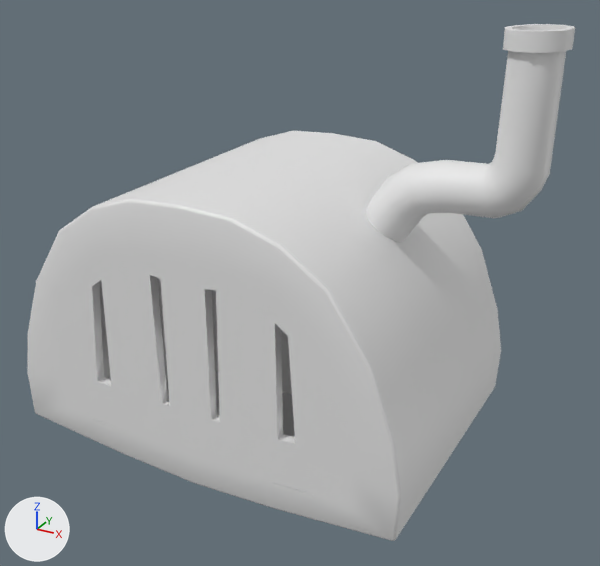
The FBX model Dish-Dwellers-TCC/Assets/Models/MF/Mini_Oven.fbx as it was, and as the next commit left it.
One viewpoint serves both versions: a camera (50 mm lens) standing at (1.285, -2.128, 1.665) and looking at (0.131, -0.03, 0.616). Every picture has the same lights, and +X, +Y and +Z are marked at lower left. Where no turn or scale is listed for an object, it has been applied to the vertices. Vertices at the same position are counted once.

The first picture shows 'Mini_Oven'.
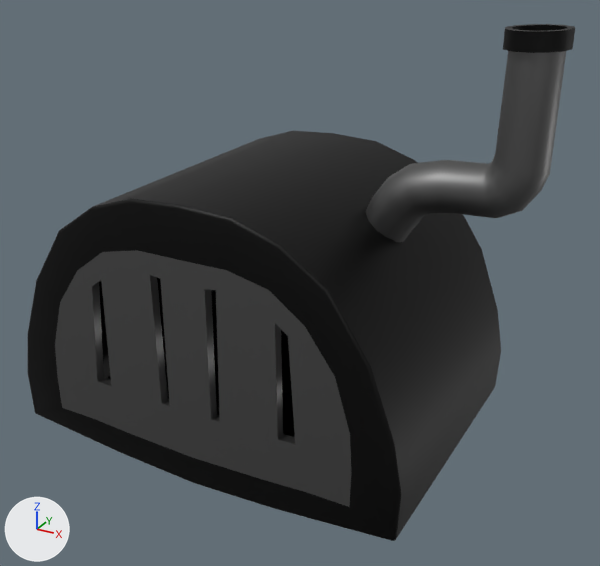
The change, as a list of edits to the scene's bpy script:
```text
Add mat_metal_detalhe:
    mat_metal_detalhe = principled_material('Metal_detalhe')
    mat_metal_detalhe.base_color = (0.168, 0.168, 0.168)  # grey #727272
    mat_metal_detalhe.metallic = 1.0
Add mat_metal_base:
    mat_metal_base = principled_material('Metal_base')
    mat_metal_base.base_color = (0.021, 0.021, 0.021)  # black #282828
    mat_metal_base.metallic = 1.0
Change me_mini_oven:
    where me_mini_oven.from_pydata(...)  # 573 vertices, 550 faces; spans x -0.66..0.86, y -0.46..0.46, z 0.0..1.42
    used by ob_mini_oven; location = (0.0, 0.0, 0.0)
    me_mini_oven part 1: 144 of the faces centred in x -0.66..0.66, y -0.46..0.0, z 0.09..0.97 switch from no material to mat_metal_base (black #282828)
    me_mini_oven part 2: 56 of the faces centred in x 0.7..0.86, y -0.08..0.08, z 1.37..1.42 switch from no material to mat_metal_base (black #282828)
    me_mini_oven part 3: 142 of the faces centred in x -0.5..0.5, y -0.46..-0.16, z 0.0..0.81 switch from no material to mat_metal_detalhe (grey #727272)
    me_mini_oven part 4: 108 of the faces centred in x 0.34..0.84, y -0.08..0.08, z 0.82..1.23 switch from no material to mat_metal_detalhe (grey #727272)
```

Where the change shows, as pixel boxes [x1, y1, x2, y2] in the pictures (600 x 566 px):
part 1 of me_mini_oven, recoloured (grey to black)
    both: [28, 130, 501, 541]
part 2 of me_mini_oven, recoloured (grey to black)
    both: [503, 24, 575, 53]
part 3 of me_mini_oven, recoloured (grey to black)
    both: [55, 250, 351, 507]
part 4 of me_mini_oven, recoloured
    both: [365, 51, 566, 242]
